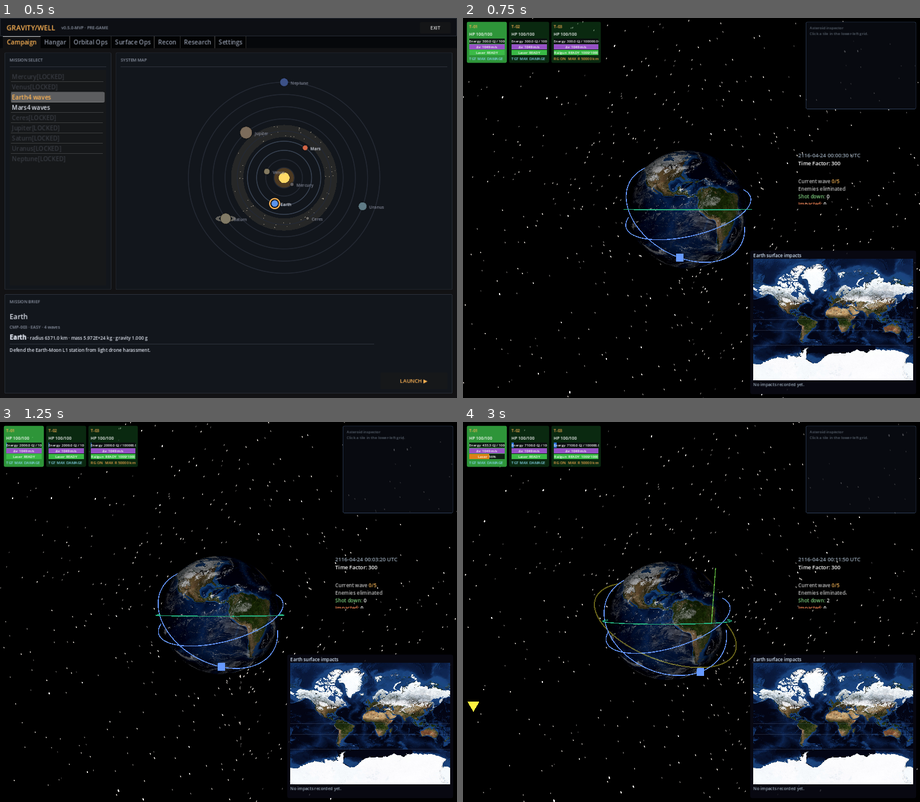
Above: before the commit, frames 1-4 (two rows, left to right).
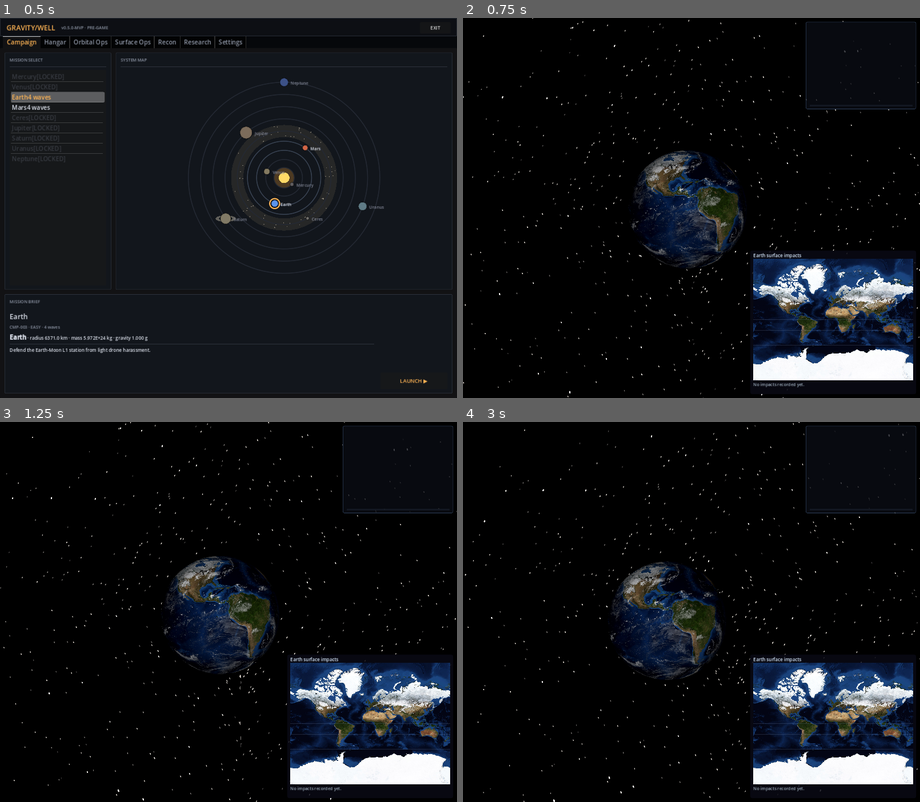
Above: after the commit, the same moments.

Repository: mellenburg/game
Game: Godot game, scene res://scenes/menu.tscn
Two runs of this game, one before a commit and one after it. Both use one fixed random seed, a clock stepped at 60 frames per second and the inputs below.
Inputs (mouse positions are in pixels of both pictures, inside the frame that each line leads up to):
- Up to frame 1 (0.5 s): no input
- Up to frame 2 (0.75 s): click "LAUNCH ▶" at 0.5 s
- Up to frame 3 (1.25 s): no input
- Up to frame 4 (3 s): tap A (move_left) at 1.25, 2, 2.75 s; drag from (577, 650) to (737, 528) at 1.27 s; drag from (600, 631) to (668, 688) at 2.02 s; move the mouse to (737, 528) at 2.77 s; hold D (move_right) from 2.78 s (still down); tap B (add_enemies) at 2.85 s

Frame 1 is identical in both runs. In frame 2, 3.7% of the frame differs, in the area x 0-89%, y 0-65%; in frame 3, 3.7%; in frame 4, 3.9%, in the area x 0-89%, y 0-77%.
Error after the commit: Parse Error: Too many arguments for "get()" call. Expected at most 1 but received 2. (res://scripts/spawn_director.gd:1022)

Commit message:
Color deflected asteroid tiles/markers green; add breakup settings to menu
Tiles and 3D markers:
- _base_color() returns COLOR_DEFLECTED for is_deflected bodies so the
  3D box marker turns green immediately on spawn
- enemy_path_gradient_color() returns COLOR_DEFLECTED for is_deflected
  so the tessellation-grid tile also renders green (the tile color feeds
  directly off this function)

Breakup settings menu:
- Add asteroid_breakup_threshold / _chance / _children_min / _max /
  _deflection_deg vars to PlayerLoadout (autoload singleton)
- SpawnDirector._apply_breakup_settings() reads them from PlayerLoadout
  and writes them onto each newly spawned asteroid / decaying satellite
- Settings tab in the pre-game menu gains an "ASTEROID BREAKUP" section
  with five SpinBox controls wired to the PlayerLoadout vars

https://claude.ai/code/session_01MUvdYkg9kaT8maSnz76vPP

Diff:
--- a/godot/scripts/menu/menu.gd
+++ b/godot/scripts/menu/menu.gd
@@ -2117,10 +2117,81 @@
 			sb.value = PlayerLoadout.hp_per_kg_per_density
 	)
 
+	# ---- Breakup mechanic section ----------------------------------------
+
+	var bsection := _section("ASTEROID BREAKUP", 0.0)
+	hbox.add_child(bsection[0])
+	var bcol: VBoxContainer = bsection[1]
+
+	var bblurb := Label.new()
+	bblurb.text = (
+		"Controls how asteroids fragment when hit below the HP threshold. "
+		+ "Threshold: fraction of max HP at which a railgun hit can trigger "
+		+ "a split. Chance: probability it actually happens. Children: "
+		+ "how many pieces. Deflection: max angular spread (degrees) each "
+		+ "fragment's velocity can deviate from the parent's."
+	)
+	bblurb.autowrap_mode = TextServer.AUTOWRAP_WORD_SMART
+	bblurb.add_theme_color_override("font_color", COLOR_FG_DIM)
+	bblurb.add_theme_font_size_override("font_size", 11)
+	bcol.add_child(bblurb)
+
+	var _breakup_row := func(
+		label: String,
+		value: float,
+		min_v: float,
+		max_v: float,
+		step: float,
+		on_change: Callable,
+	) -> void:
+		var r := HBoxContainer.new()
+		r.add_theme_constant_override("separation", 12)
+		bcol.add_child(r)
+		var lbl2 := Label.new()
+		lbl2.text = label
+		lbl2.add_theme_color_override("font_color", COLOR_FG)
+		lbl2.add_theme_font_size_override("font_size", 12)
+		lbl2.custom_minimum_size = Vector2(220, 0)
+		r.add_child(lbl2)
+		var sb2 := SpinBox.new()
+		sb2.min_value = min_v
+		sb2.max_value = max_v
+		sb2.step = step
+		sb2.value = value
+		sb2.custom_minimum_size = Vector2(120, 0)
+		r.add_child(sb2)
+		sb2.value_changed.connect(on_change)
+
+	_breakup_row.call(
+		"Threshold (HP fraction)",
+		PlayerLoadout.asteroid_breakup_threshold, 0.0, 1.0, 0.01,
+		func(v: float) -> void: PlayerLoadout.asteroid_breakup_threshold = v,
+	)
+	_breakup_row.call(
+		"Chance (0–1)",
+		PlayerLoadout.asteroid_breakup_chance, 0.0, 1.0, 0.01,
+		func(v: float) -> void: PlayerLoadout.asteroid_breakup_chance = v,
+	)
+	_breakup_row.call(
+		"Min children",
+		float(PlayerLoadout.asteroid_breakup_children_min), 1.0, 10.0, 1.0,
+		func(v: float) -> void: PlayerLoadout.asteroid_breakup_children_min = int(v),
+	)
+	_breakup_row.call(
+		"Max children",
+		float(PlayerLoadout.asteroid_breakup_children_max), 1.0, 10.0, 1.0,
+		func(v: float) -> void: PlayerLoadout.asteroid_breakup_children_max = int(v),
+	)
+	_breakup_row.call(
+		"Deflection (°)",
+		PlayerLoadout.asteroid_breakup_deflection_deg, 0.0, 90.0, 1.0,
+		func(v: float) -> void: PlayerLoadout.asteroid_breakup_deflection_deg = v,
+	)
+
 	# Spacer so the controls hug the top of the section.
 	var spacer := Control.new()
 	spacer.size_flags_vertical = Control.SIZE_EXPAND_FILL
-	col.add_child(spacer)
+	bcol.add_child(spacer)
 	return pad
 
 
--- a/godot/scripts/player_loadout.gd
+++ b/godot/scripts/player_loadout.gd
@@ -218,6 +218,14 @@
 	set(value):
 		hp_per_kg_per_density = maxf(value, 0.0)
 		AsteroidPhysics.HP_PER_KG_PER_DENSITY = hp_per_kg_per_density
+
+# Breakup mechanic tuning. Applied by SpawnDirector to every spawned
+# asteroid so the settings menu knobs affect the full storm/wave.
+var asteroid_breakup_threshold: float = 0.65
+var asteroid_breakup_chance: float = 0.5
+var asteroid_breakup_children_min: int = 1
+var asteroid_breakup_children_max: int = 3
+var asteroid_breakup_deflection_deg: float = 20.0
 
 # Monotonic id counters — used to produce stable per-unit ids so a
 # launch's unit_id reference survives the operator reordering /
--- a/godot/scripts/satellite.gd
+++ b/godot/scripts/satellite.gd
@@ -1066,6 +1066,8 @@
 
 
 func _base_color() -> Color:
+	if is_deflected:
+		return COLOR_DEFLECTED
 	if is_asteroid:
 		return COLOR_ASTEROID
 	if is_decaying:
@@ -1142,6 +1144,8 @@
 ## the same gradient to its status boxes — keeping the 3D path and the
 ## roster's color cue in lockstep.
 func enemy_path_gradient_color(current_sim_time: float) -> Color:
+	if is_deflected:
+		return COLOR_DEFLECTED
 	var eta := predict_impact_sim_time(current_sim_time) - current_sim_time
 	if not is_finite(eta) or eta <= 0.0:
 		# Past-impact (eta <= 0) shouldn't normally render — the body
--- a/godot/scripts/spawn_director.gd
+++ b/godot/scripts/spawn_director.gd
@@ -877,6 +877,7 @@
 	sat.composition = int(spec.get("composition", AsteroidPhysics.COMP_S_TYPE))
 	sat.max_hp = AsteroidPhysics.hp_for(mass, density)
 	sat.hp = sat.max_hp
+	_apply_breakup_settings(sat)
 
 	# Lateral offset uses the in-plane basis (tangent + bitangent); the
 	# bitangent is just r_hat × tangent so the offset stays in the plane
@@ -951,6 +952,7 @@
 	sat.max_hp = AsteroidPhysics.hp_for(mass, density)
 	sat.hp = sat.max_hp
 	sat.perigee_burn_enabled = perigee_burn_enabled
+	_apply_breakup_settings(sat)
 
 	# Sample perigee uniformly across the atmospheric zone: ablation floor
 	# (safe_alt − 90 km) to safe orbit altitude. For Earth: 60–150 km.
@@ -1007,6 +1009,23 @@
 	return sat
 
 
+# Copy PlayerLoadout's breakup knobs onto a freshly created asteroid /
+# decaying-enemy satellite. Falls back to the satellite defaults when
+# the autoload isn't present (standalone scene launch without the menu).
+func _apply_breakup_settings(sat: Satellite) -> void:
+	var tree := get_tree()
+	if tree == null:
+		return
+	var loadout := tree.root.get_node_or_null("PlayerLoadout")
+	if loadout == null:
+		return
+	sat.breakup_threshold = float(loadout.get("asteroid_breakup_threshold", sat.breakup_threshold))
+	sat.breakup_chance = float(loadout.get("asteroid_breakup_chance", sat.breakup_chance))
+	sat.breakup_children_min = int(loadout.get("asteroid_breakup_children_min", sat.breakup_children_min))
+	sat.breakup_children_max = int(loadout.get("asteroid_breakup_children_max", sat.breakup_children_max))
+	sat.breakup_deflection_deg = float(loadout.get("asteroid_breakup_deflection_deg", sat.breakup_deflection_deg))
+
+
 func _random_unit_vector() -> Vector3:
 	# Marsaglia: uniform on the sphere via two uniforms, no rejection.
 	var z := _rng.randf_range(-1.0, 1.0)
